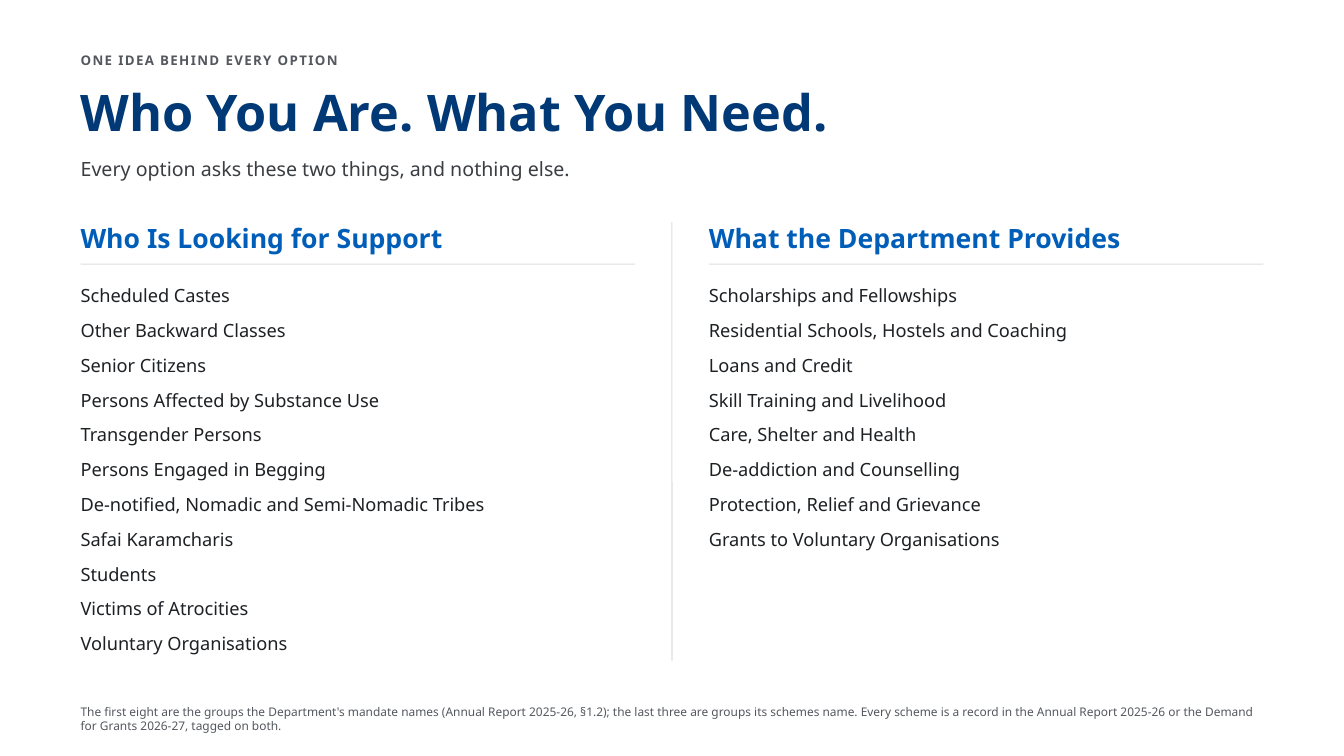
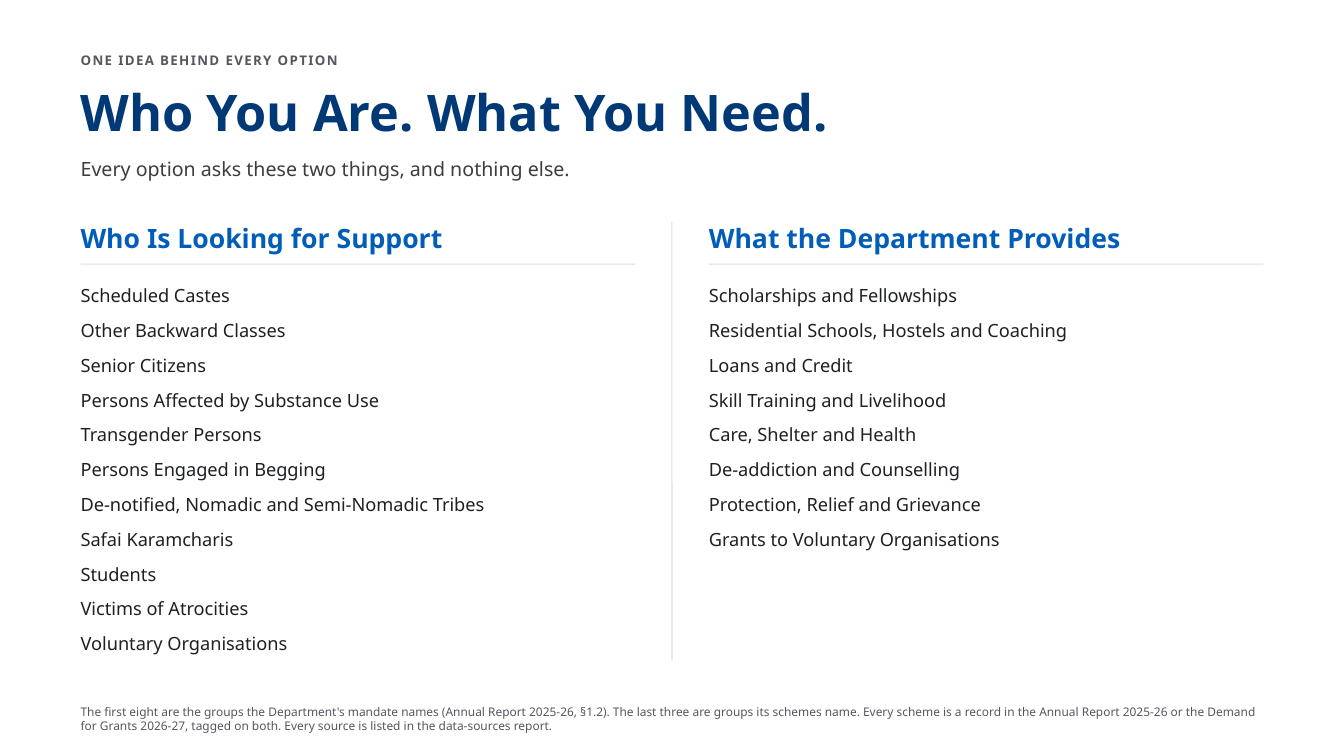
Before and after one commit to AkashShivanand/mosje, a slide deck: slide 2 of docs/plans/MoSJE-Service-Discovery-Options.pptx. Drawn at 1344x756 pixels with LibreOffice and Linux fonts; fonts in the diff are those of the drawing. Boxes give left, top, right and bottom in pixels: in the first picture for what was removed or moved away, otherwise in the second. Text is boxed around its words. In the diff, an @@ line names an element or a change of style, - is before the commit and + after.

Commit message:
feat(service-discovery): the deck in plain words, the earlier Schemes layouts, and a data-sources report
The option pages lose their verdicts, as the review asked: each says what
the option is, how it works and why it helps, in words a school-leaver can
read. The Two Questions answer shows both choices, three schemes with a
View details link each and no apply button, and one link to the Schemes
page filtered to the same answers. One Tap opens with a band for the one
portal or helpline the Department runs for the chosen group, where it has
one, with a link only where the site answered when checked. The scheme
type comes off every card and row: every scheme here is centrally backed.

The two Schemes-page options return to the layouts from before the review
with the review's asks applied — two filters, no counts, greyed filters,
paged results — reading every field from the master, with the row of
faces on one grid and a fixed label height so it aligns.

docs/research/service-discovery-data-sources.md is generated from the
master: every group, kind of support, portal, link and scheme with its
source, the link checks of 9 September, and what is still unverified.
Both before/after pages now carry their pictures inside the file. The
renderer draws a video's poster frame so the PDF shows every screen.

```diff
--- a/docs/plans/MoSJE-Service-Discovery-Options.pptx
+++ b/docs/plans/MoSJE-Service-Discovery-Options.pptx
@@ text at (x1=81, y1=707, x2=1255, y2=733): text changed @@
-The first eight are the groups the Department's mandate names (Annual Report 2025-26, §1.2); the last three are groups its schemes name. Every scheme is a record in the Annual Report 2025-26 or the Demand for Grants 2026-27, tagged on both.
+The first eight are the groups the Department's mandate names (Annual Report 2025-26, §1.2). The last three are groups its schemes name. Every scheme is a record in the Annual Report 2025-26 or the Demand for Grants 2026-27, tagged on both. Every source is listed in the data-sources report.
```
Also in this commit, not shown: 11 other slides changed, 59 other files.
